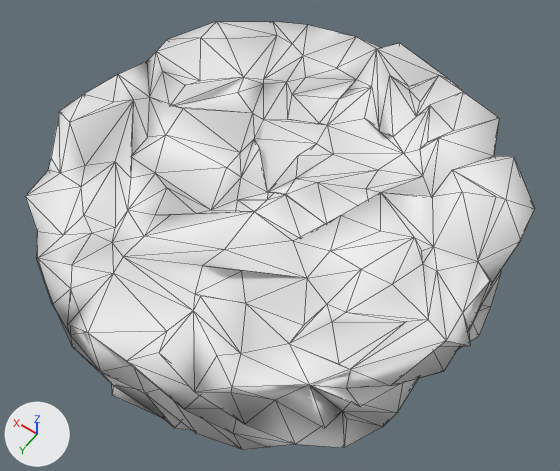
A saved change to the glTF model public/assets/game/instant-noodle-block/lod.glb.
Both versions are drawn from a 50 mm camera at (-0.629, 0.857, 1.267) aimed at (-0.037, 0.028, -0.035). Arrows for +X, +Y and +Z are at lower left; the lights stay in place. The first picture is the older version. Mesh edges are drawn as thin lines. Vertices at exactly the same position are counted once.

In view in the first picture: 'Instant Noodle Block'.
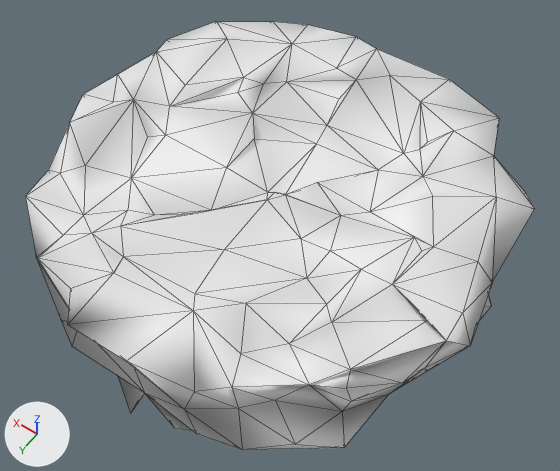
What the commit changed:
me_instant_noodle_block_mesh is used by ob_instant_noodle_block; location (0.0, 0.0, 0.0).
me_instant_noodle_block_mesh had 325 vertices, 646 faces and spanned x -0.495..0.495, y -0.499..0.493, z -0.146..0.147.
me_instant_noodle_block_mesh now has 172 vertices, 339 faces and spans x -0.495..0.495, y -0.487..0.493, z -0.144..0.134.
me_instant_noodle_block_mesh part 1: 159 vertices removed from x -0.483..0.474, y -0.499..0.493, z -0.146..0.147; 6 vertices added at x -0.224..0.173, y -0.47..0.493, z -0.12..0.087.

Location of each change, [x1, y1, x2, y2] in pixels of the pictures (560 x 471 px):
part 1 of me_instant_noodle_block_mesh, reshaped: before [26, 21, 535, 450]; after [36, 200, 267, 413]
